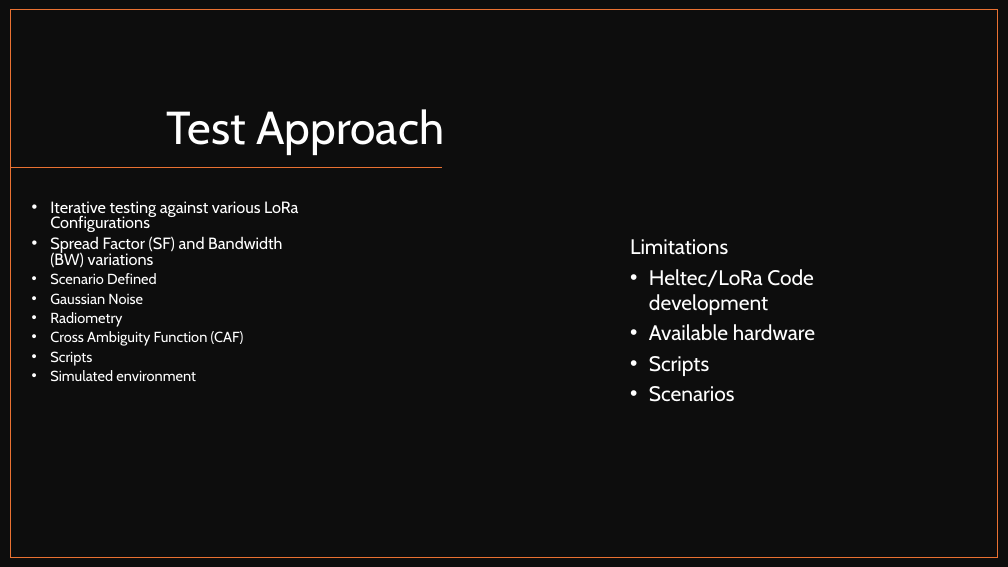
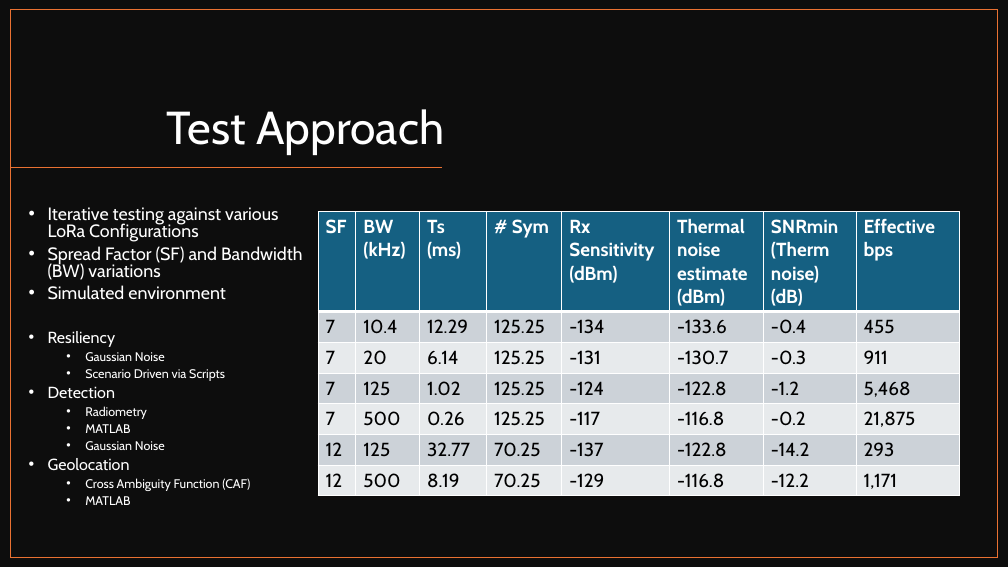
Before and after one commit to Brycycle/WES-CAPSTONE, a slide deck: slide 6 of Deliveries/Capstone Final Video_Bryce Rooney - Copy.pptx (slide 4 before the commit). Drawn at 1008x567 pixels with LibreOffice and Linux fonts; fonts in the diff are those of the drawing. Boxes give left, top, right and bottom in pixels: in the first picture for what was removed or moved away, otherwise in the second. Text is boxed around its words. In the diff, an @@ line names an element or a change of style, - is before the commit and + after.

```diff
--- a/Deliveries/Capstone Final Video_Bryce Rooney - Copy.pptx
+++ b/Deliveries/Capstone Final Video_Bryce Rooney - Copy.pptx
@@ text at (x1=48, y1=207, x2=303, y2=491): size 15.5 to 17 pt in "Iterative testing against various LoRa Configurations", "Spread Factor (SF) and Bandwidth (BW) variations"; size 13.9 to 11.9 pt in "Gaussian Noise", "Radiometry", "Cross Ambiguity Function (CAF)"; list level 2 to 3 in "Gaussian Noise"; list level 2 to 3 in "Radiometry"; list level 2 to 3 in "Cross Ambiguity Function (CAF)" @@
@@ table added at (x1=318, y1=212, x2=961, y2=494), 7 rows, 8 columns @@
+SF | BW / (kHz) | Ts / (ms) | # Sym | Rx Sensitivity / (dBm) | Thermal noise estimate (dBm) | SNRmin / (Therm noise) / (dB) | Effective bps
+7 | 10.4 | 12.29 | 125.25 | -134 | -133.6 | -0.4 | 455
+7 | 20 | 6.14 | 125.25 | -131 | -130.7 | -0.3 | 911
+7 | 125 | 1.02 | 125.25 | -124 | -122.8 | -1.2 | 5,468
+7 | 500 | 0.26 | 125.25 | -117 | -116.8 | -0.2 | 21,875
+12 | 125 | 32.77 | 70.25 | -137 | -122.8 | -14.2 | 293
+12 | 500 | 8.19 | 70.25 | -129 | -116.8 | -12.2 | 1,171
@@ text removed at (x1=630, y1=239, x2=815, y2=402) @@
-  Limitations
-  • Heltec/LoRa Code development
-  • Available hardware
-  • Scripts
-  • Scenarios
@@ text at (x1=48, y1=285, x2=226, y2=347): text changed; size 13.9 to 17 pt @@
-  • Scenario Defined
+  • Simulated environment
+  • Resiliency
@@ text at (x1=85, y1=369, x2=225, y2=381): paragraphs added @@
+    • Scenario Driven via Scripts
+  • Detection
@@ text at (x1=48, y1=424, x2=165, y2=471): paragraphs added @@
+    • MATLAB
+    • Gaussian Noise
+  • Geolocation
@@ text at (x1=85, y1=496, x2=130, y2=505): text changed; size 13.9 to 11.9 pt @@
-  • Scripts
-  • Simulated environment
+    • MATLAB
```
Also in this commit, not shown: 7 other slides changed, 2 slides added, 1 slide removed, 30 other files.
